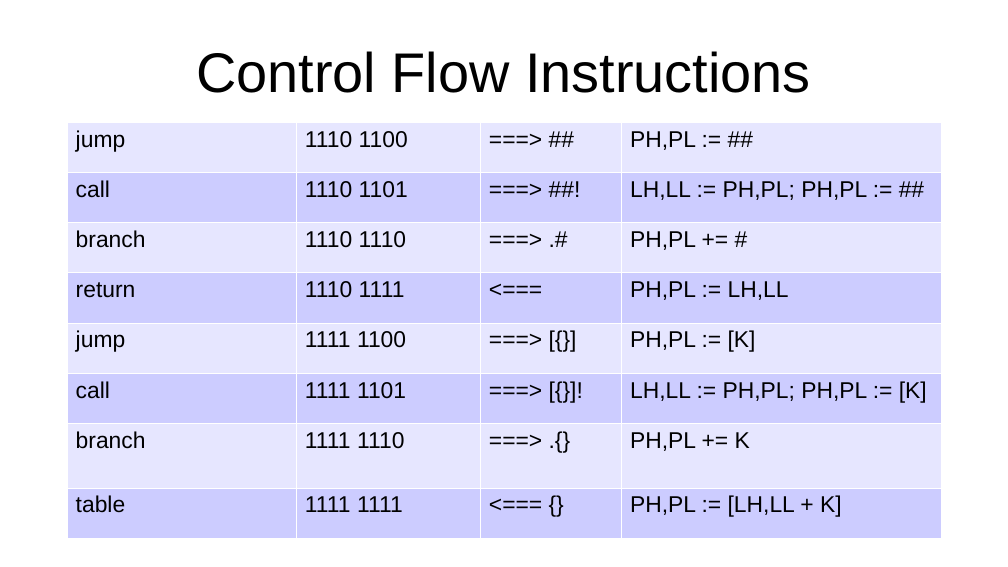
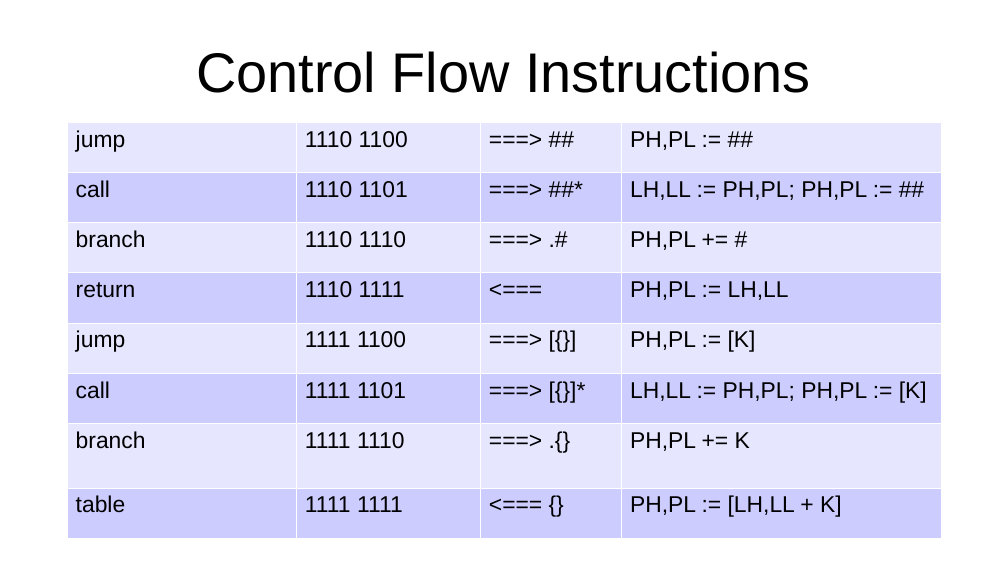
Before and after one commit to jeceljr/baby8, a slide deck: slide 10 of doc/baby8.odp. Drawn at 1008x567 pixels with LibreOffice and Linux fonts; fonts in the diff are those of the drawing. Boxes give left, top, right and bottom in pixels: in the first picture for what was removed or moved away, otherwise in the second. Text is boxed around its words. In the diff, an @@ line names an element or a change of style, - is before the commit and + after.

Commit message:
renamed working registers to U, V and W to free C as an alternative syntax for a test instruction, and replace ! with * for calls

```diff
--- a/doc/baby8.odp
+++ b/doc/baby8.odp
@@ table at <box>67,122,941,538</box> @@
-row 2, column 3: ===> ##!
+row 2, column 3: ===> ##*
-row 6, column 3: ===> [{}]!
+row 6, column 3: ===> [{}]*
```
Also in this commit, not shown: 5 other slides changed, 1 other file.
